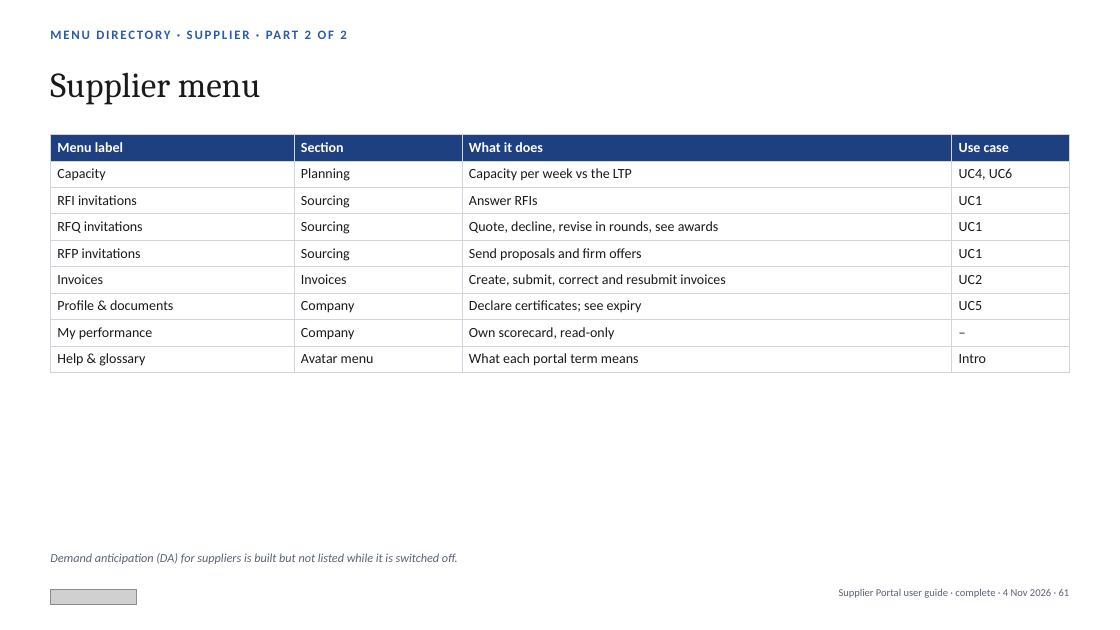
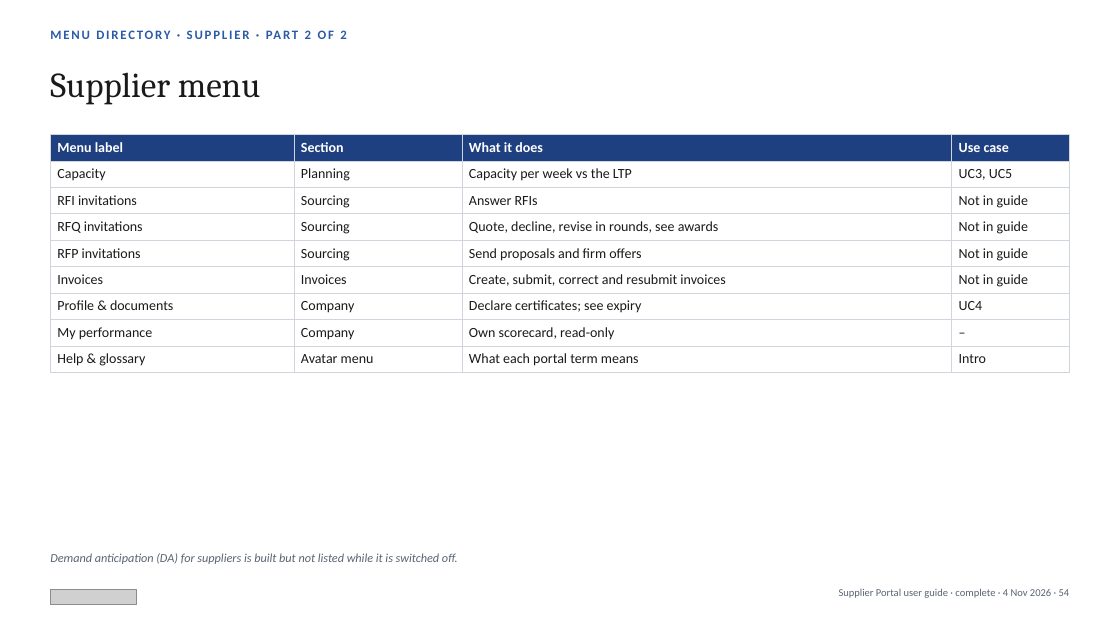
Before and after one commit to javal999/paragon-supplier-portal, a slide deck: slide 54 of docs/supplier-hub/user-guide/Paragon-Supplier-Portal-User-Guide.pptx (slide 61 before the commit). Drawn at 1120x630 pixels with LibreOffice and Linux fonts; fonts in the diff are those of the drawing; grey boxes stand for pictures. Boxes give left, top, right and bottom in pixels: in the first picture for what was removed or moved away, otherwise in the second. Text is boxed around its words. In the diff, an @@ line names an element or a change of style, - is before the commit and + after.

```diff
--- a/docs/supplier-hub/user-guide/Paragon-Supplier-Portal-User-Guide.pptx
+++ b/docs/supplier-hub/user-guide/Paragon-Supplier-Portal-User-Guide.pptx
@@ table at (50,134,1070,370) @@
-row 2, column 4: UC4, UC6
+row 2, column 4: UC3, UC5
-row 3, column 4: UC1
+row 3, column 4: Not in guide
-row 4, column 4: UC1
+row 4, column 4: Not in guide
-row 5, column 4: UC1
+row 5, column 4: Not in guide
-row 6, column 4: UC2
+row 6, column 4: Not in guide
-row 7, column 4: UC5
+row 7, column 4: UC4
@@ text at (839,588,1070,598): text changed @@
-Supplier Portal user guide · complete · 4 Nov 2026 · 61
+Supplier Portal user guide · complete · 4 Nov 2026 · 54
```
Also in this commit, not shown: 48 other slides changed, 7 slides removed, 9 other files.
